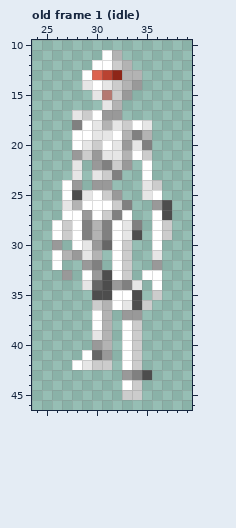
Pixel-art file -- art/sprites/characters/robot.aseprite. The picture above is the old version.
64x64 pixels, 1 frame. Shown: old frame 1 (idle): x 24..39, y 10..46. The commit also changed other frames, which this record leaves out.
The result:
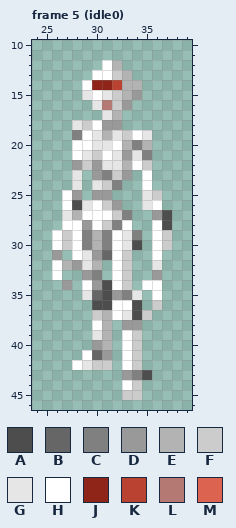
Palette (. is transparent): A #4d4d4d  B #666666  C #808080  D #999999  E #b3b3b3  F #cccccc  G #e6e6e6  H #ffffff  J #8e2518  K #b94231  L #b47972  M #dc634f
A new or re-ordered frame is compared with the old frame closest to it.
Commit message: character animations and lineart
The edit:
frames 1 -> 11
layer "eyes" added
Changed rows in their new state; - is an unchanged pixel.
Frame 5 (idle0) is new; against old frame 1 (idle), layers "eyes", "character":
first column x 26:
11 -----..-----
12 ----.-E.----
13 ---.HHF-.---
14 ---HJJK-E---
15 ---GHG-ED---
16 ----GLFD----
17 --...GE-----
18 --GFHDD...--
19 --C--EGFHG--
20 ---HGGHECE--
21 --HGFH-DGC--
22 --DF-GGEHF--
23 ----DCFD----
24 -.G-GFC--H.-
25 --D.DD.---F-
26 -HAG-FD.-GH.
27 -GEH-HFC--D-
28 .H-DHFCH.--A
29 --------C---
30 HF-CEC-GA--F
31 D.H-DB----H-
32 -EDGE-----G-
33 H.-DC.---.D-
34 -D-HD-HF.H--
35 ---GB-DCG-H-
36 ----AA-H-.F-
37 ----F-HGAF--
38 -------DD---
Where, in picture pixels (left, top, right, bottom), the same in both pictures:
changed: (52, 50, 172, 330)
